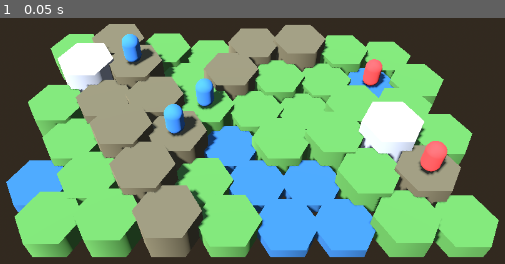
Above: before the commit, frame 1.
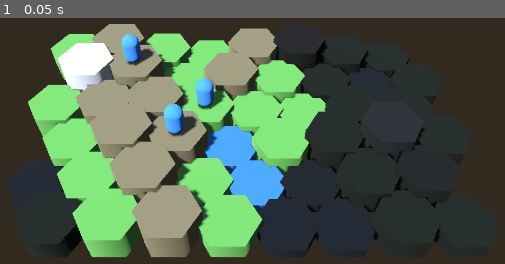
Above: after the commit, the same moment.

Repository: efenn-dev/monster-tactics
Game: Godot game, scene res://src/board/board_3d.tscn
Same seed, same stepped clock (60 frames per second), same inputs: the game is played once before the commit and once after it.
Inputs:
- Up to frame 1 (0.05 s): no input

The runs differ from the first frame. In frame 1, 34% of the frame differs, in the area x 1-99%, y 2-98%.

Commit message:
V2 + V3: 3D mouse-picking, selection/movement, and fog of war
V2: per-tile StaticBody3D colliders carry their hex as metadata; a camera
raycast resolves clicks to hexes, porting M2 select/move into 3D with green
reachable markers and a selected-unit glow.
V3: BoardState.visible_cells(team) (per-unit sight, tested); the board paints
tiles in 3 fog states (visible / explored / unseen) and hides enemies in fog.
Unit gains sight_range. 23 tests pass.

Co-Authored-By: Claude Opus 4.8 <noreply@anthropic.com>

Diff:
--- a/src/board/board_3d.gd
+++ b/src/board/board_3d.gd
@@ -1,42 +1,57 @@
 extends Node3D
 
-## Visual slice 1: render the hex board as low-poly 3D terrain under a tilted
-## "Civ-style" camera. Reuses the engine-agnostic core (HexGrid, BoardState);
-## this script is pure presentation. Interaction + fog of war come next.
+## 3D board: low-poly hex terrain, mouse picking (V2), and fog of war (V3).
+## All game logic lives in the engine-agnostic core (HexGrid/BoardState/Unit);
+## this script is presentation + input only.
 ##
-## Run with the user arg `--screenshot` to save one frame to user://shot.png
-## and quit (lets the dev loop review the look headlessly-ish).
-
-const HEX_SIZE := 1.0          # world units, hex center-to-corner
+## Dev: run with user arg `--screenshot` to auto-select a demo unit, capture
+## one frame to user://shot.png, and quit.
+
+const HEX_SIZE := 1.0
 const MAP_WIDTH := 8
 const MAP_HEIGHT := 6
-const BASE_HEIGHT := 0.4       # minimum tile thickness
-const MAX_ELEVATION := 1.6     # extra height for the tallest land
-const WATER_LEVEL := 0.30      # noise below this -> water tile
+const BASE_HEIGHT := 0.4
+const MAX_ELEVATION := 1.6
+const WATER_LEVEL := 0.30
+const UNIT_RADIUS := 0.30
+const UNIT_HEIGHT := 1.1
 const TEAM_COLORS := [Color(0.25, 0.55, 0.95), Color(0.95, 0.30, 0.30)]
 
+# Brightness multipliers for the three fog-of-war states.
+const FOG_VISIBLE := 1.0
+const FOG_EXPLORED := 0.45
+const FOG_UNSEEN := 0.12
+
 var _state: BoardState
-var _top_y: Dictionary = {}    # Vector2i -> top surface height
+var _cam: Camera3D
+var _top_y: Dictionary = {}        # Vector2i -> top surface height
+var _tiles: Dictionary = {}        # Vector2i -> {mat, base}
+var _unit_mesh: Dictionary = {}    # Unit -> MeshInstance3D
+var _explored: Dictionary = {}     # Vector2i -> true (player has ever seen it)
+var _selected: Unit = null
+var _reachable: Array = []
+var _markers: Array = []           # highlight nodes for the current selection
 
 
 func _ready() -> void:
 	_state = BoardState.new(HexGrid.make_rectangle(MAP_WIDTH, MAP_HEIGHT))
-	_state.add_unit(Unit.new(0, Vector2i(1, 1), 3))
-	_state.add_unit(Unit.new(0, Vector2i(2, 2), 4))
-	_state.add_unit(Unit.new(0, Vector2i(1, 3), 3))
-	_state.add_unit(Unit.new(1, Vector2i(6, 1), 3))
-	_state.add_unit(Unit.new(1, Vector2i(5, 4), 3))
+	_state.add_unit(Unit.new(0, Vector2i(1, 1), 3, 2))
+	_state.add_unit(Unit.new(0, Vector2i(2, 2), 4, 2))
+	_state.add_unit(Unit.new(0, Vector2i(1, 3), 3, 2))
+	_state.add_unit(Unit.new(1, Vector2i(6, 1), 3, 2))
+	_state.add_unit(Unit.new(1, Vector2i(5, 4), 3, 2))
 
 	_setup_environment()
 	_build_terrain()
 	_place_units()
 	_setup_camera()
+	_refresh_fog()
 
 	if "--screenshot" in OS.get_cmdline_user_args():
+		_select(_state.unit_at(Vector2i(2, 2)))
 		_capture_and_quit()
 
 
-## Map an axial hex to a 3D world position (2D layout x->X, y->Z, height->Y).
 func _hex_world(hex: Vector2i, y: float) -> Vector3:
 	var p := Hex.to_pixel(hex, HEX_SIZE)
 	return Vector3(p.x, y, p.y)
@@ -69,19 +84,19 @@
 
 	for cell in _state.grid.all_cells():
 		var wp := _hex_world(cell, 0.0)
-		var n := (noise.get_noise_2d(wp.x, wp.z) + 1.0) * 0.5  # 0..1
+		var n := (noise.get_noise_2d(wp.x, wp.z) + 1.0) * 0.5
 		var height: float
 		var color: Color
 		if n < WATER_LEVEL:
 			height = BASE_HEIGHT
 			color = Color(0.20, 0.45, 0.70)
 		else:
-			var land := (n - WATER_LEVEL) / (1.0 - WATER_LEVEL)  # 0..1
+			var land := (n - WATER_LEVEL) / (1.0 - WATER_LEVEL)
 			height = BASE_HEIGHT + land * MAX_ELEVATION
 			color = _biome_color(land)
 
 		var mesh := CylinderMesh.new()
-		mesh.radial_segments = 6           # a 6-sided cylinder = hex prism
+		mesh.radial_segments = 6
 		mesh.top_radius = HEX_SIZE
 		mesh.bottom_radius = HEX_SIZE
 		mesh.height = height
@@ -91,11 +106,25 @@
 
 		var mi := MeshInstance3D.new()
 		mi.mesh = mesh
-		mi.rotation_degrees = Vector3(0, 30, 0)   # align to pointy-top layout
-		mi.position = Vector3(wp.x, height * 0.5, wp.z)
-		add_child(mi)
+
+		var shape := CylinderShape3D.new()
+		shape.radius = HEX_SIZE
+		shape.height = height
+		var coll := CollisionShape3D.new()
+		coll.shape = shape
+
+		# A clickable body per tile; the mesh + collider ride along, and the
+		# hex coord is stashed as metadata for the raycast to read back.
+		var body := StaticBody3D.new()
+		body.rotation_degrees = Vector3(0, 30, 0)  # align to pointy-top layout
+		body.position = Vector3(wp.x, height * 0.5, wp.z)
+		body.set_meta("hex", cell)
+		body.add_child(mi)
+		body.add_child(coll)
+		add_child(body)
 
 		_top_y[cell] = height
+		_tiles[cell] = {"mat": mat, "base": color}
 
 
 func _biome_color(land: float) -> Color:
@@ -108,18 +137,23 @@
 
 func _place_units() -> void:
 	for unit in _state.units:
-		var top: float = _top_y.get(unit.coord, BASE_HEIGHT)
 		var mesh := CapsuleMesh.new()
-		mesh.radius = HEX_SIZE * 0.30
-		mesh.height = HEX_SIZE * 1.1
+		mesh.radius = UNIT_RADIUS
+		mesh.height = UNIT_HEIGHT
 		var mat := StandardMaterial3D.new()
 		mat.albedo_color = TEAM_COLORS[unit.team]
 		mesh.material = mat
 		var mi := MeshInstance3D.new()
 		mi.mesh = mesh
-		var wp := _hex_world(unit.coord, 0.0)
-		mi.position = Vector3(wp.x, top + mesh.height * 0.5, wp.z)
+		mi.position = _unit_position(unit.coord)
 		add_child(mi)
+		_unit_mesh[unit] = mi
+
+
+func _unit_position(hex: Vector2i) -> Vector3:
+	var top: float = _top_y.get(hex, BASE_HEIGHT)
+	var wp := _hex_world(hex, 0.0)
+	return Vector3(wp.x, top + UNIT_HEIGHT * 0.5, wp.z)
 
 
 func _setup_camera() -> void:
@@ -129,17 +163,130 @@
 		sum += _hex_world(cell, 0.0)
 	var center: Vector3 = sum / float(cells.size())
 
-	var cam := Camera3D.new()
-	cam.fov = 50.0
-	cam.position = center + Vector3(0, 13, 11)   # up and back -> tilted view
-	add_child(cam)
-	cam.look_at(center, Vector3.UP)              # look_at needs the node in-tree
-	cam.make_current()
+	_cam = Camera3D.new()
+	_cam.fov = 50.0
+	_cam.position = center + Vector3(0, 13, 11)   # up and back -> tilted view
+	add_child(_cam)
+	_cam.look_at(center, Vector3.UP)
+	_cam.make_current()
+
+
+func _unhandled_input(event: InputEvent) -> void:
+	if not (event is InputEventMouseButton and event.pressed \
+			and event.button_index == MOUSE_BUTTON_LEFT):
+		return
+	var hex = _pick_hex(event.position)
+	if hex == null:
+		_deselect()
+		return
+	_handle_click(hex)
+
+
+## Cast a ray from the camera through the mouse; return the hex of the tile hit,
+## or null if the click missed the board.
+func _pick_hex(mouse: Vector2):
+	var from := _cam.project_ray_origin(mouse)
+	var to := from + _cam.project_ray_normal(mouse) * 1000.0
+	var params := PhysicsRayQueryParameters3D.create(from, to)
+	var hit := get_world_3d().direct_space_state.intersect_ray(params)
+	if hit and hit.collider.has_meta("hex"):
+		return hit.collider.get_meta("hex")
+	return null
+
+
+func _handle_click(hex: Vector2i) -> void:
+	# Move the selected unit onto one of its reachable hexes.
+	if _selected != null and hex in _reachable:
+		_state.move_unit(_selected, hex)
+		_unit_mesh[_selected].position = _unit_position(hex)
+		_deselect()
+		_refresh_fog()
+		return
+	# Otherwise select one of our own units.
+	var clicked := _state.unit_at(hex)
+	if clicked != null and clicked.team == 0:
+		_select(clicked)
+	else:
+		_deselect()
+
+
+func _select(unit: Unit) -> void:
+	_deselect()
+	if unit == null:
+		return
+	_selected = unit
+	_reachable = _state.reachable_from(unit.coord, unit.move_range)
+	var mat: StandardMaterial3D = _unit_mesh[unit].mesh.material
+	mat.emission_enabled = true
+	mat.emission = Color(1, 1, 1)
+	mat.emission_energy_multiplier = 0.5
+	for hex in _reachable:
+		_markers.append(_make_disc(hex))
+
+
+func _deselect() -> void:
+	if _selected != null:
+		var mat: StandardMaterial3D = _unit_mesh[_selected].mesh.material
+		mat.emission_enabled = false
+	_selected = null
+	_reachable = []
+	for m in _markers:
+		m.queue_free()
+	_markers = []
+
+
+## A flat translucent green hex hovering just above `hex` to mark it reachable.
+func _make_disc(hex: Vector2i) -> MeshInstance3D:
+	var mesh := CylinderMesh.new()
+	mesh.radial_segments = 6
+	mesh.top_radius = HEX_SIZE * 0.8
+	mesh.bottom_radius = HEX_SIZE * 0.8
+	mesh.height = 0.06
+	var mat := StandardMaterial3D.new()
+	mat.albedo_color = Color(0.3, 1.0, 0.4, 0.45)
+	mat.transparency = BaseMaterial3D.TRANSPARENCY_ALPHA
+	mat.emission_enabled = true
+	mat.emission = Color(0.2, 0.8, 0.3)
+	mat.emission_energy_multiplier = 0.4
+	mesh.material = mat
+	var mi := MeshInstance3D.new()
+	mi.mesh = mesh
+	mi.rotation_degrees = Vector3(0, 30, 0)
+	var wp := _hex_world(hex, 0.0)
+	mi.position = Vector3(wp.x, _top_y.get(hex, BASE_HEIGHT) + 0.05, wp.z)
+	add_child(mi)
+	return mi
+
+
+## Recompute player visibility and repaint tiles by fog state. Enemy units are
+## hidden unless they stand on a currently-visible hex.
+func _refresh_fog() -> void:
+	var visible: Dictionary = {}
+	for hex in _state.visible_cells(0):
+		visible[hex] = true
+		_explored[hex] = true
+
+	for hex in _tiles:
+		var f: float
+		if visible.has(hex):
+			f = FOG_VISIBLE
+		elif _explored.has(hex):
+			f = FOG_EXPLORED
+		else:
+			f = FOG_UNSEEN
+		var base: Color = _tiles[hex]["base"]
+		_tiles[hex]["mat"].albedo_color = Color(base.r * f, base.g * f, base.b * f)
+
+	for unit in _state.units:
+		if unit.team != 0:
+			_unit_mesh[unit].visible = visible.has(unit.coord)
 
 
 func _capture_and_quit() -> void:
 	await get_tree().create_timer(0.5).timeout
 	await RenderingServer.frame_post_draw
+	var rect := get_viewport().get_visible_rect().size
+	print("PICK_AT_CENTER: ", _pick_hex(rect * 0.5))
 	var img := get_viewport().get_texture().get_image()
 	img.save_png("user://shot.png")
 	print("SHOT_SAVED: ", ProjectSettings.globalize_path("user://shot.png"))
--- a/src/core/board_state.gd
+++ b/src/core/board_state.gd
@@ -54,3 +54,14 @@
 			frontier.append(nb)
 			result.append(nb)
 	return result
+
+
+## Hexes currently visible to a team: the union of every friendly unit's
+## sight radius. Units do not block sight (radius vision, no line-of-sight yet).
+func visible_cells(team: int) -> Array:
+	var seen: Dictionary = {}
+	for unit in units:
+		if unit.team == team:
+			for c in grid.cells_within_range(unit.coord, unit.sight_range):
+				seen[c] = true
+	return seen.keys()
--- a/src/core/unit.gd
+++ b/src/core/unit.gd
@@ -7,9 +7,11 @@
 var team: int        # 0 = player, 1 = enemy
 var coord: Vector2i  # the axial hex it stands on
 var move_range: int
+var sight_range: int # how many hexes out this unit reveals for fog of war
 
 
-func _init(p_team: int, p_coord: Vector2i, p_move_range: int = 3) -> void:
+func _init(p_team: int, p_coord: Vector2i, p_move_range: int = 3, p_sight_range: int = 2) -> void:
 	team = p_team
 	coord = p_coord
 	move_range = p_move_range
+	sight_range = p_sight_range
--- a/test/run_tests.gd
+++ b/test/run_tests.gd
@@ -65,3 +65,22 @@
 	_check(not bs.is_occupied(Vector2i(2, 2)), "after moving, the old hex is empty")
 	_check(bs.is_occupied(Vector2i(2, 1)), "after moving, the new hex is occupied")
 	_check(bs.unit_at(Vector2i(2, 1)) == hero, "unit_at follows the moved unit")
+
+	print("Vision / fog")
+	var vs := BoardState.new(HexGrid.make_rectangle(7, 7))
+	vs.add_unit(Unit.new(0, Vector2i(3, 3), 3, 1))   # sight 1
+	_eq(vs.visible_cells(0).size(), 7, "sight 1 sees its tile + 6 neighbors")
+
+	var vs0 := BoardState.new(HexGrid.make_rectangle(7, 7))
+	vs0.add_unit(Unit.new(0, Vector2i(3, 3), 3, 0))  # sight 0
+	_eq(vs0.visible_cells(0).size(), 1, "sight 0 sees only its own tile")
+
+	var vs2 := BoardState.new(HexGrid.make_rectangle(7, 7))
+	vs2.add_unit(Unit.new(0, Vector2i(1, 1), 3, 1))
+	vs2.add_unit(Unit.new(1, Vector2i(5, 5), 3, 3))
+	_check(not (Vector2i(5, 5) in vs2.visible_cells(0)), "enemy vision doesn't reveal tiles for the player")
+
+	var vs3 := BoardState.new(HexGrid.make_rectangle(7, 7))
+	vs3.add_unit(Unit.new(0, Vector2i(3, 3), 3, 1))
+	vs3.add_unit(Unit.new(0, Vector2i(4, 3), 3, 1))  # adjacent, overlapping vision
+	_check(vs3.visible_cells(0).size() < 14, "overlapping vision is de-duplicated")
Not shown, changed: README.md
